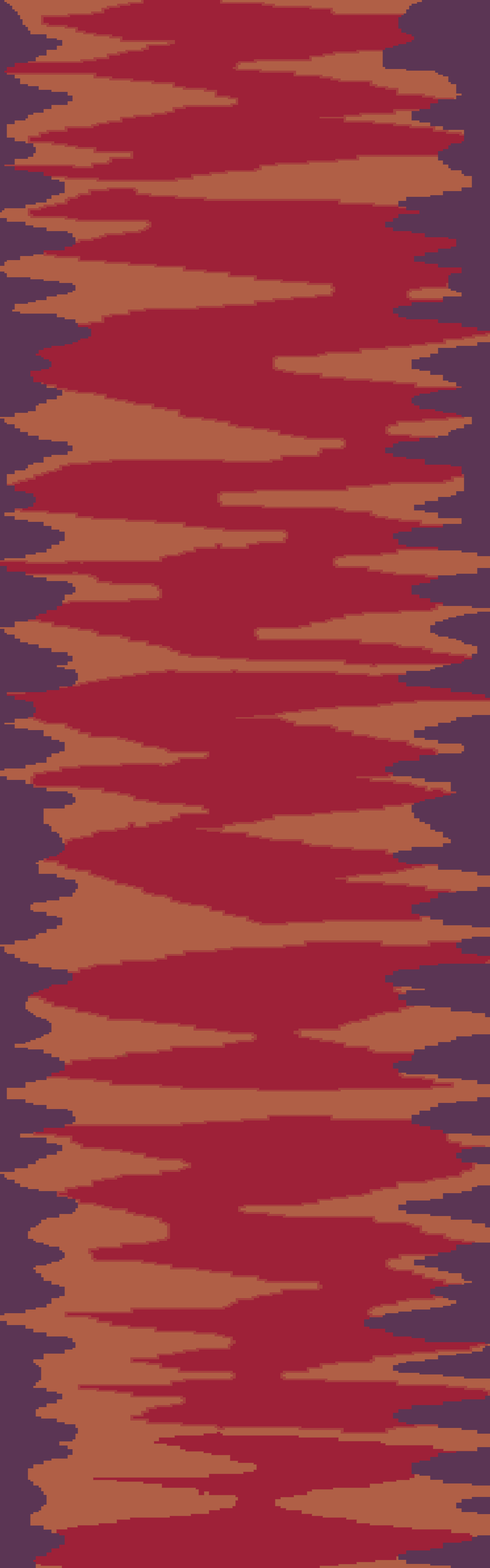
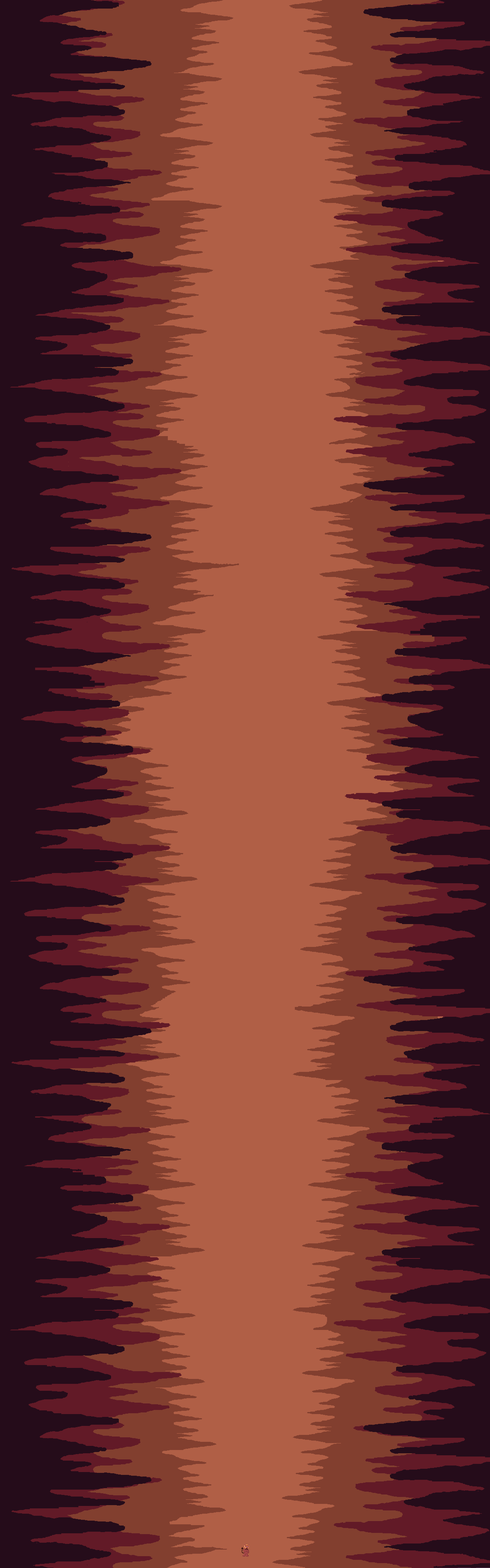
Comparing the layer stacks of the two (490, 1568) images. Changes:
removed layer "Forground" over [0, 0, 490, 1568]
added layer "Player size" above "Purple" over [241, 1544, 250, 1557]
added layer "Purple" above "Red" over [0, 0, 490, 1568]
added layer "Red" above "Pink" over [0, 0, 490, 1568]
added layer "Pink" above "Background" over [57, 0, 438, 1568]
added layer "Background" (1st of 3) above "Background" over [0, 0, 490, 1568]
